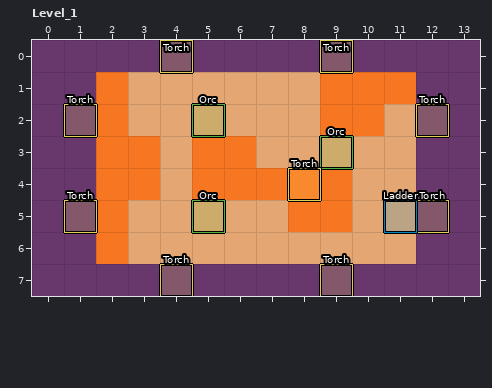
LDtk project, stored at Levels/Levels.ldtk. This is how it looked before the edit.
Cells are 16x16 px. Shown: Level_1 x 0..13, y 0..7.
The result:
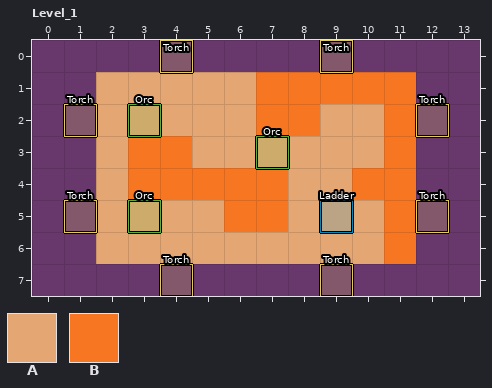
Key: from "Terrain": A 1 "Floor", B 4 "Lava".
_ is an empty cell, . an unchanged one.
Objects are placed by their top-left corner, in cells (3,4 is the top-left corner of cell 3,4); size is 1x1 cell unless given.
The edit:
--- layer "Terrain"
@@ x 2..11 @@
-1 B....AA...
-2 B....AABBA
-3 B.ABB....A
-4 B.A...BBAA
-5 B...AABB.A
-6 B........A
+1 A....BB...
+2 A....BBAAB
+3 A.BAA....B
+4 A.B...AABB
+5 A...BBAA.B
+6 A........B
--- layer "Objects"
-"Orc" rectangle at 5,5
+"Orc" rectangle at 3,5
-"Orc" rectangle at 5,2
+"Orc" rectangle at 3,2
-"Ladder" rectangle at 11,5
+"Ladder" rectangle at 9,5
-"Orc" rectangle at 9,3
+"Orc" rectangle at 7,3
-"Torch" rectangle at 8,4
